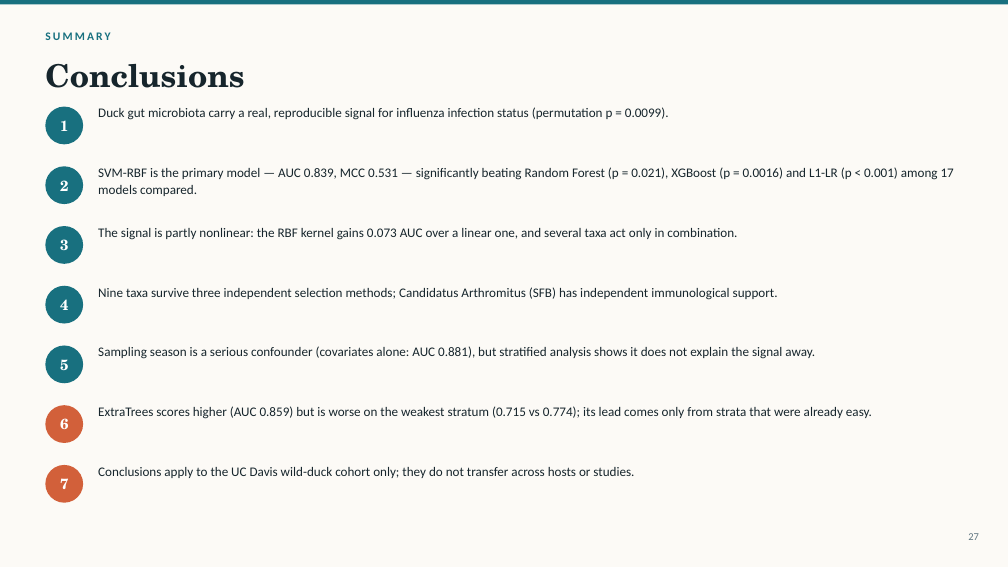
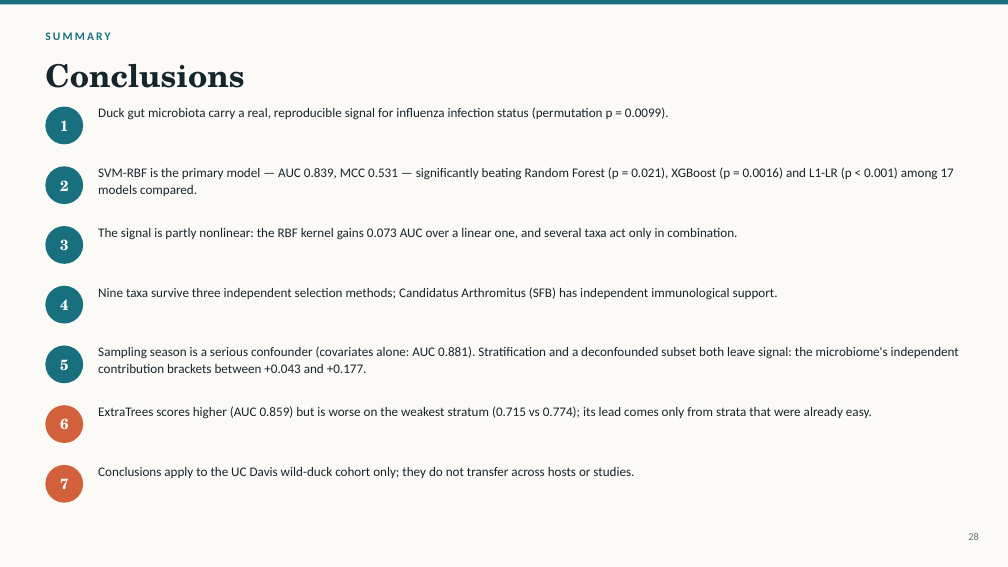
Before and after one commit to pengsihua2023/Christina-machine-learning-project, a slide deck: slide 28 of slides/Influenza_Microbiome_ML_Overview.pptx (slide 27 before the commit). Drawn at 1008x567 pixels with LibreOffice and Linux fonts; fonts in the diff are those of the drawing. Boxes give left, top, right and bottom in pixels: in the first picture for what was removed or moved away, otherwise in the second. Text is boxed around its words. In the diff, an @@ line names an element or a change of style, - is before the commit and + after.

```diff
--- a/slides/Influenza_Microbiome_ML_Overview.pptx
+++ b/slides/Influenza_Microbiome_ML_Overview.pptx
@@ text at box(98, 346, 959, 373): text changed @@
-Sampling season is a serious confounder (covariates alone: AUC 0.881), but stratified analysis shows it does not explain the signal away.
+Sampling season is a serious confounder (covariates alone: AUC 0.881). Stratification and a deconfounded subset both leave signal: the microbiome's independent contribution brackets between +0.043 and +0.177.
@@ text at box(968, 533, 979, 540): text changed @@
-27
+28
```
Also in this commit, not shown: 6 other slides changed, 1 slide added, 11 other files.
